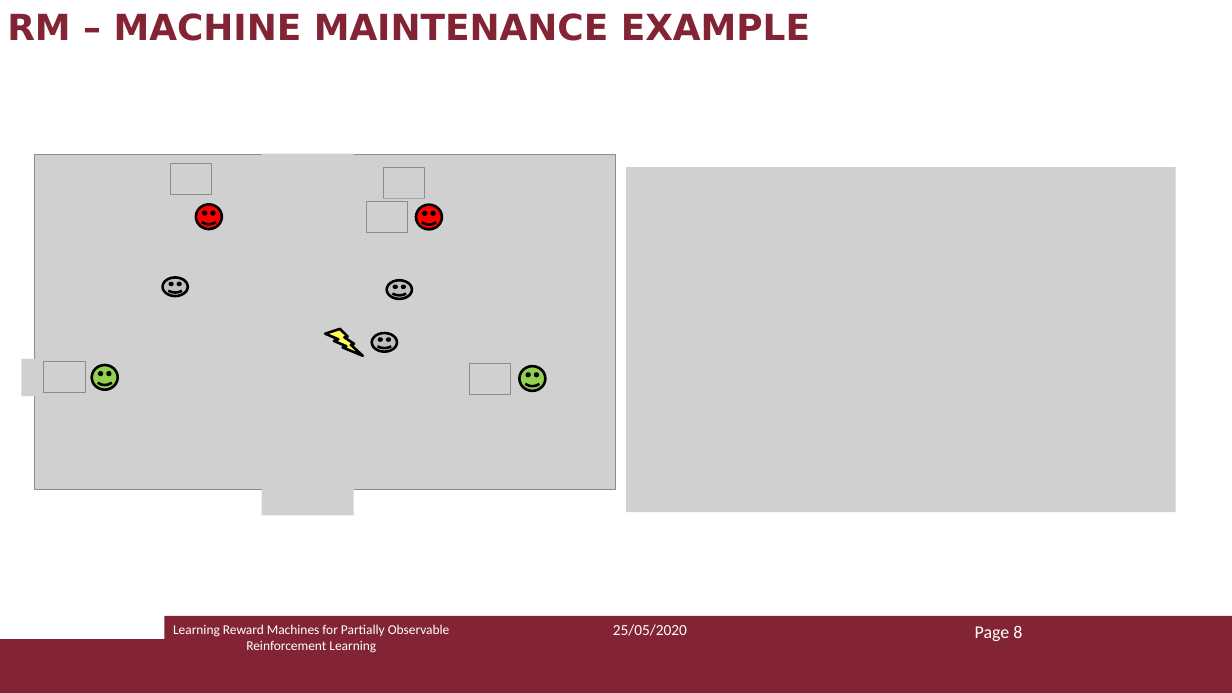
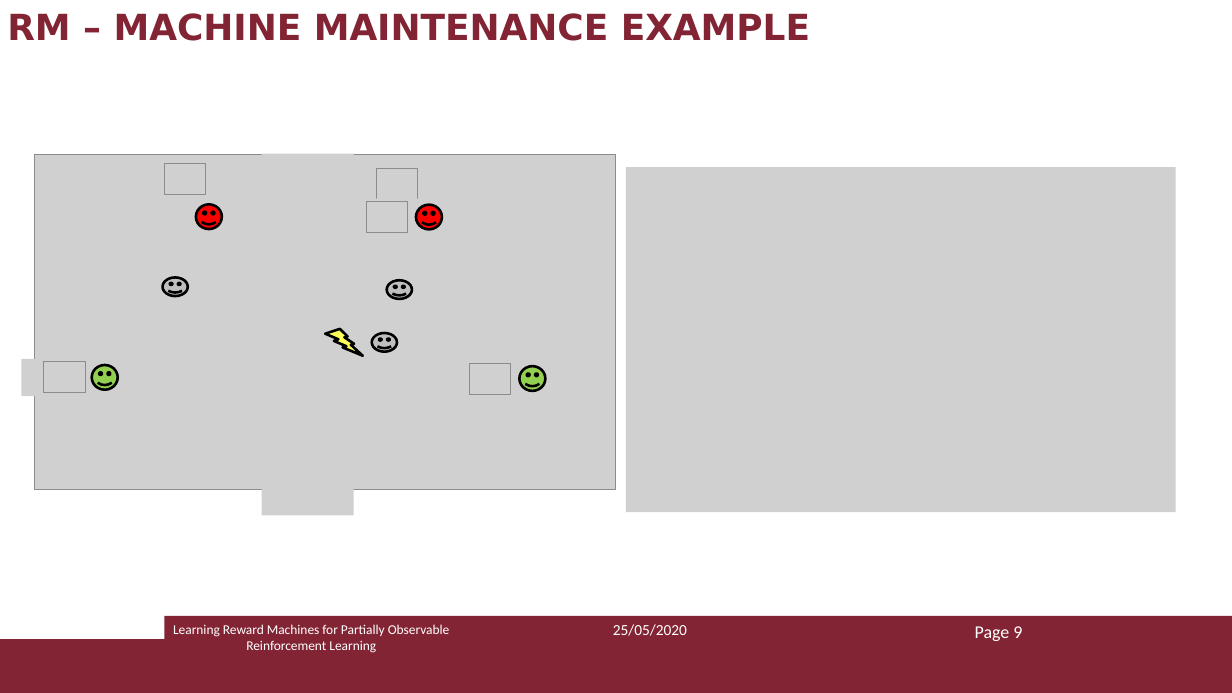
Before and after one commit to Marvet94/reasoning_agents_project_2020, a slide deck: slide 9 of ra_presentazione.pptx. Drawn at 1232x693 pixels with LibreOffice and Linux fonts; fonts in the diff are those of the drawing; grey boxes stand for pictures. Boxes give left, top, right and bottom in pixels: in the first picture for what was removed or moved away, otherwise in the second. Text is boxed around its words. In the diff, an @@ line names an element or a change of style, - is before the commit and + after.

```diff
--- a/ra_presentazione.pptx
+++ b/ra_presentazione.pptx
@@ picture: place and size @@
-picture at [170,164,212,195]
+picture at [165,164,206,195]
@@ picture: place and size @@
-picture at [384,167,425,199]
+picture at [377,168,419,200]
@@ text at [975,626,1022,641]: text changed @@
-Page 8
+Page 9
```
Also in this commit, not shown: 23 other slides changed, 1 other file.
